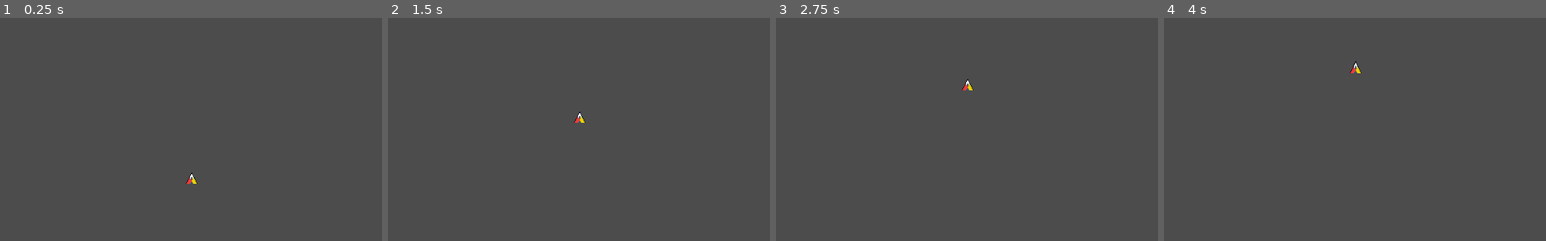
Above: before the commit, frames 1-4 (left to right).
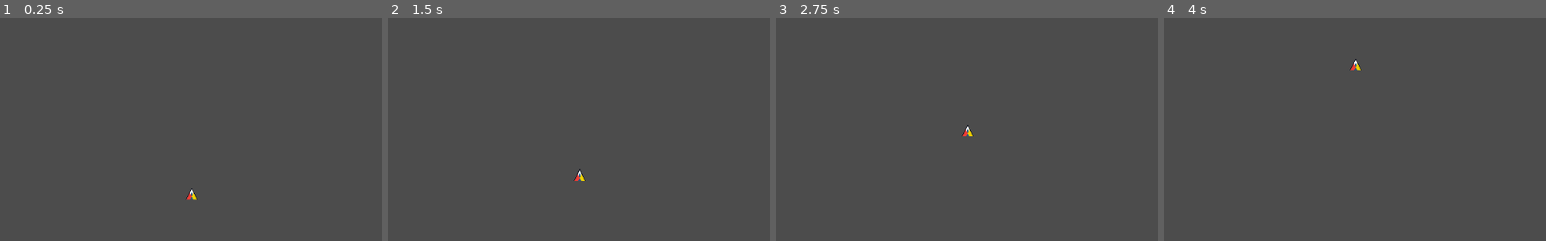
Above: after the commit, the same moments.

Repository: CluckeyMcCormick/fictional-guacamole
Game: Godot game, scene res://scenes/proto/BoidSpace.tscn
Same seed, same stepped clock (60 frames per second), same inputs: the game is played once before the commit and once after it.
Inputs:
- Up to frame 1 (0.25 s): no input
- Up to frame 2 (1.5 s): tap Enter at 0.5 s; hold S (scroll_down) 0.53-1.28 s; tap Space at 1.25 s; tap A (scroll_left) at 1.35 s
- Up to frame 3 (2.75 s): tap Enter at 2 s; hold D (scroll_right) from 2.03 s (still down)
- Up to frame 4 (4 s): tap Space at 2.75 s; release D (scroll_right) at 2.78 s; tap W (scroll_up) at 2.85 s; tap Enter at 3.5 s; hold S (scroll_down) from 3.53 s (still down)
The pictures show only the part of the screen within x 34-84%, y 10-60%; the shares and areas given below are measured in that part.

The runs differ from the first frame. In frame 1, 0.2% of the frame differs, in the area x 48-52%, y 69-82%; in frame 2, 0.2%; in frame 3, 0.2%; in frame 4, 0.1%.

Commit message:
Implement boid-death
In order to implement the collision-avoidance feature of our boids, I
decided to create a punishment for collision. It plays out a small
explosion animation on contact with an obstacle and removes the Boid -
for right now, the removal is simple visual. We'll focus on removing
the node in subsequent, death focused updates.

Diff:
--- a/FicGuac/scenes/proto/BoidSpace.gd
+++ b/FicGuac/scenes/proto/BoidSpace.gd
@@ -6,7 +6,7 @@
 
 # Called when the node enters the scene tree for the first time.
 func _ready():
-    #$Boid_Micro.add_force()
+    $Boid_Micro.add_central_force( Vector2(0, -25) )
     pass # Replace with function body.
 
 # Called every frame. 'delta' is the elapsed time since the previous frame.
--- a/FicGuac/scenes/proto/BoidSpace.tscn
+++ b/FicGuac/scenes/proto/BoidSpace.tscn
@@ -1,12 +1,40 @@
-[gd_scene load_steps=3 format=2]
+[gd_scene load_steps=7 format=2]
 
 [ext_resource path="res://scenes/proto/BoidSpace.gd" type="Script" id=1]
 [ext_resource path="res://scenes/proto/Boid_Micro.tscn" type="PackedScene" id=2]
+
+[sub_resource type="RectangleShape2D" id=1]
+extents = Vector2( 512, 10 )
+
+[sub_resource type="RectangleShape2D" id=2]
+extents = Vector2( 10, 300 )
+
+[sub_resource type="RectangleShape2D" id=3]
+extents = Vector2( 10, 300 )
+
+[sub_resource type="RectangleShape2D" id=4]
+extents = Vector2( 512, 10 )
 
 [node name="Node2D" type="Node2D"]
 script = ExtResource( 1 )
 
 [node name="Boid_Micro" parent="." instance=ExtResource( 2 )]
 position = Vector2( 600, 300 )
-linear_velocity = Vector2( 0, -100 )
-linear_damp = 0.5
+
+[node name="CollideBox" type="StaticBody2D" parent="."]
+
+[node name="cbTop" type="CollisionShape2D" parent="CollideBox"]
+position = Vector2( 512, 0 )
+shape = SubResource( 1 )
+
+[node name="cbLeft" type="CollisionShape2D" parent="CollideBox"]
+position = Vector2( 0, 300 )
+shape = SubResource( 2 )
+
+[node name="cbRight" type="CollisionShape2D" parent="CollideBox"]
+position = Vector2( 1024, 300 )
+shape = SubResource( 3 )
+
+[node name="cbBottom" type="CollisionShape2D" parent="CollideBox"]
+position = Vector2( 512, 600 )
+shape = SubResource( 4 )
--- a/FicGuac/scenes/proto/Boid_Micro.gd
+++ b/FicGuac/scenes/proto/Boid_Micro.gd
@@ -22,10 +22,24 @@
 
 # A physical body has entered our flock detection zone
 # This is either another boid, an obstacle, or a projectile
-func _on_Flock_Area_body_entered(body):
-    pass # Replace with function body.
 
 # A physical body has exited our detection zone
 # As above, this is either another boid, an obstacle, or a projectile
-func _on_Flock_Area_body_exited(body):
-    pass # Replace with function body.
+
+# Called when the explosion animation has finished; that means it's time to
+# remove this boid.
+func _on_ExplosionPlayer_animation_finished(anim_name):
+    $Explosion.visible = false
+
+# Called when the ExplosionTimer times out; this has been purposefully
+# calibrated to occur when the Skin sprite is obscured so we can toggle
+# visibility
+func _on_ExplosionTimer_timeout():
+    $Skin.visible = false
+
+# Called when colliding with another body - be it static, rigid, or kinematic
+func _on_Boid_Micro_body_entered(body):
+    print("BODY ENTERED!")
+    $Explosion.visible = true
+    $Explosion/ExplosionTimer.start()
+    $Explosion/ExplosionPlayer.play("explode")
--- a/FicGuac/scenes/proto/Boid_Micro.tscn
+++ b/FicGuac/scenes/proto/Boid_Micro.tscn
@@ -1,21 +1,22 @@
-[gd_scene load_steps=9 format=2]
+[gd_scene load_steps=11 format=2]
 
 [ext_resource path="res://scenes/proto/Boid_Micro.gd" type="Script" id=1]
-[ext_resource path="res://assets/proto/boid04.png" type="Texture" id=2]
-[ext_resource path="res://assets/proto/boid02.png" type="Texture" id=3]
+[ext_resource path="res://assets/proto/boid02.png" type="Texture" id=2]
+[ext_resource path="res://assets/proto/boid04.png" type="Texture" id=3]
 [ext_resource path="res://assets/proto/boid03.png" type="Texture" id=4]
 [ext_resource path="res://assets/proto/boid01.png" type="Texture" id=5]
+[ext_resource path="res://assets/explosionBig.png" type="Texture" id=6]
 
 [sub_resource type="SpriteFrames" id=1]
 animations = [ {
 "frames": [ ExtResource( 2 ) ],
 "loop": true,
-"name": "boid04",
+"name": "boid02",
 "speed": 5.0
 }, {
 "frames": [ ExtResource( 3 ) ],
 "loop": true,
-"name": "boid02",
+"name": "boid04",
 "speed": 5.0
 }, {
 "frames": [ ExtResource( 4 ) ],
@@ -34,10 +35,30 @@
 
 [sub_resource type="RayShape2D" id=3]
 
+[sub_resource type="Animation" id=4]
+resource_name = "explode"
+length = 0.3
+step = 0.01
+tracks/0/type = "value"
+tracks/0/path = NodePath(".:frame")
+tracks/0/interp = 1
+tracks/0/loop_wrap = true
+tracks/0/imported = false
+tracks/0/enabled = true
+tracks/0/keys = {
+"times": PoolRealArray( 0, 0.03, 0.06, 0.09, 0.12, 0.15, 0.18, 0.21, 0.24, 0.27 ),
+"transitions": PoolRealArray( 1, 1, 1, 1, 1, 1, 1, 1, 1, 1 ),
+"update": 1,
+"values": [ 0, 1, 2, 3, 4, 5, 6, 7, 8, 9 ]
+}
+
 [node name="Boid_Micro" type="RigidBody2D"]
 collision_layer = 7
-collision_mask = 0
+collision_mask = 7
+mode = 2
 gravity_scale = 0.0
+contacts_reported = 1
+contact_monitor = true
 can_sleep = false
 script = ExtResource( 1 )
 
@@ -51,19 +72,35 @@
 polygon = PoolVector2Array( 1.01322, -9.10851, -7.07661, 7.07542, 9.0963, 7.07542 )
 one_way_collision_margin = 0.0
 
-[node name="Flock_Area" type="Area2D" parent="."]
-collision_layer = 7
-collision_mask = 0
+[node name="FlockArea" type="Area2D" parent="."]
+editor/display_folded = true
+visible = false
 
-[node name="Flock_Detect" type="CollisionShape2D" parent="Flock_Area"]
+[node name="FlockDetect" type="CollisionShape2D" parent="FlockArea"]
 shape = SubResource( 2 )
 
-[node name="Collide_Area" type="Area2D" parent="."]
-collision_layer = 7
-collision_mask = 0
+[node name="CollideArea" type="Area2D" parent="."]
+editor/display_folded = true
+visible = false
 
-[node name="Collide_Detect" type="CollisionShape2D" parent="Collide_Area"]
+[node name="CollideDetect" type="CollisionShape2D" parent="CollideArea"]
 rotation = 3.14159
 shape = SubResource( 3 )
-[connection signal="body_entered" from="Flock_Area" to="." method="_on_Flock_Area_body_entered"]
-[connection signal="body_exited" from="Flock_Area" to="." method="_on_Flock_Area_body_exited"]
+
+[node name="Explosion" type="Sprite" parent="."]
+visible = false
+position = Vector2( -0.902327, -1.6228 )
+scale = Vector2( 0.5, 0.5 )
+texture = ExtResource( 6 )
+hframes = 9
+frame = 2
+
+[node name="ExplosionPlayer" type="AnimationPlayer" parent="Explosion"]
+anims/explode = SubResource( 4 )
+
+[node name="ExplosionTimer" type="Timer" parent="Explosion"]
+wait_time = 0.08
+[connection signal="body_entered" from="." to="." method="_on_Boid_Micro_body_entered"]
+[connection signal="body_shape_entered" from="." to="." method="_on_Boid_Micro_body_shape_entered"]
+[connection signal="animation_finished" from="Explosion/ExplosionPlayer" to="." method="_on_ExplosionPlayer_animation_finished"]
+[connection signal="timeout" from="Explosion/ExplosionTimer" to="." method="_on_ExplosionTimer_timeout"]
Not shown, changed: FicGuac/assets/attribution.txt
Binary file added: FicGuac/assets/explosionBig.png
Not shown, added: FicGuac/assets/explosionBig.png.import
